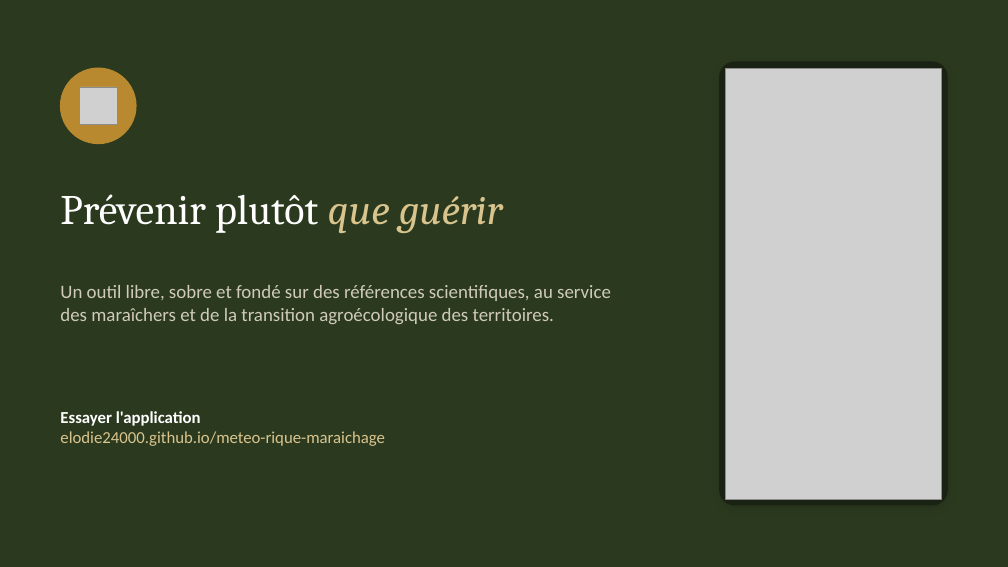
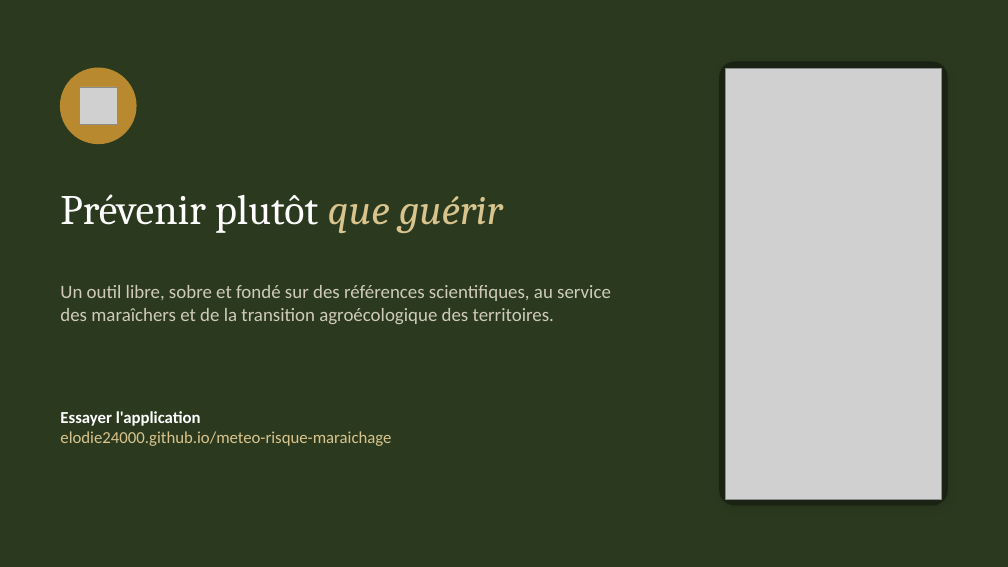
Before and after one commit to elodie24000/meteo-rique-maraichage, a slide deck: slide 11 of presentation/Presentation_outil_maraichage.pptx. Drawn at 1008x567 pixels with LibreOffice and Linux fonts; fonts in the diff are those of the drawing; grey boxes stand for pictures. Boxes give left, top, right and bottom in pixels: in the first picture for what was removed or moved away, otherwise in the second. Text is boxed around its words. In the diff, an @@ line names an element or a change of style, - is before the commit and + after.

```diff
--- a/presentation/Presentation_outil_maraichage.pptx
+++ b/presentation/Presentation_outil_maraichage.pptx
@@ text at [60, 431, 391, 446]: text changed @@
-elodie24000.github.io/meteo-rique-maraichage
+elodie24000.github.io/meteo-risque-maraichage
```
Also in this commit, not shown: 6 other files.
